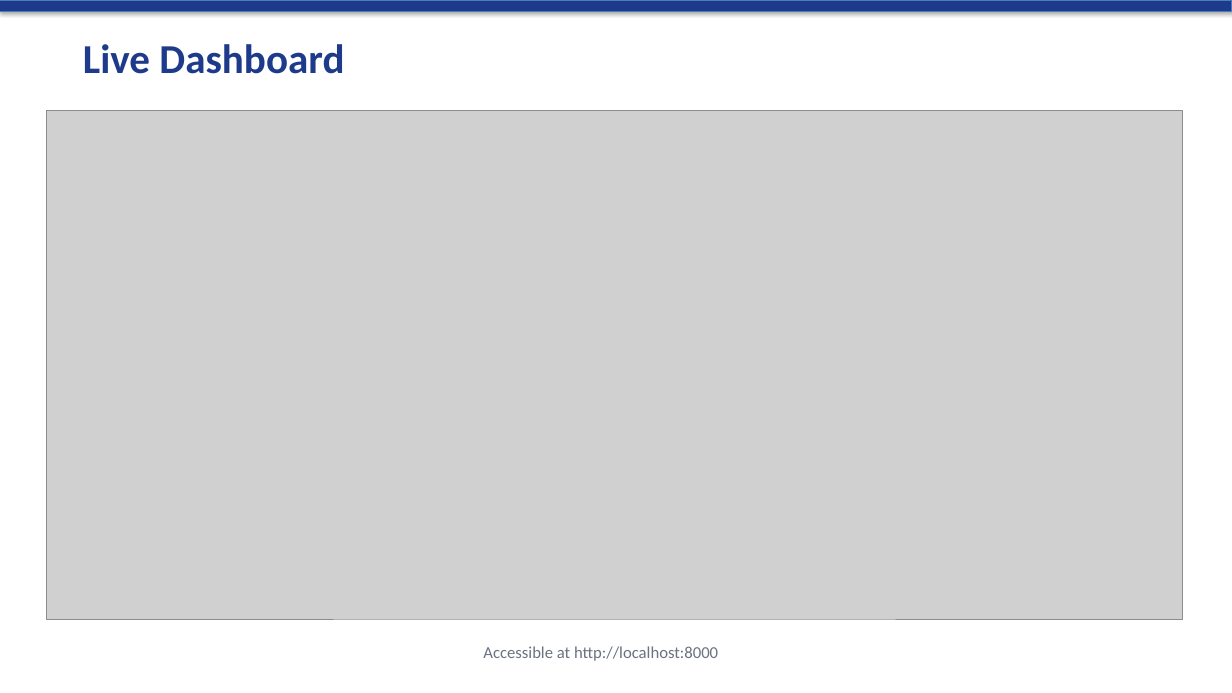
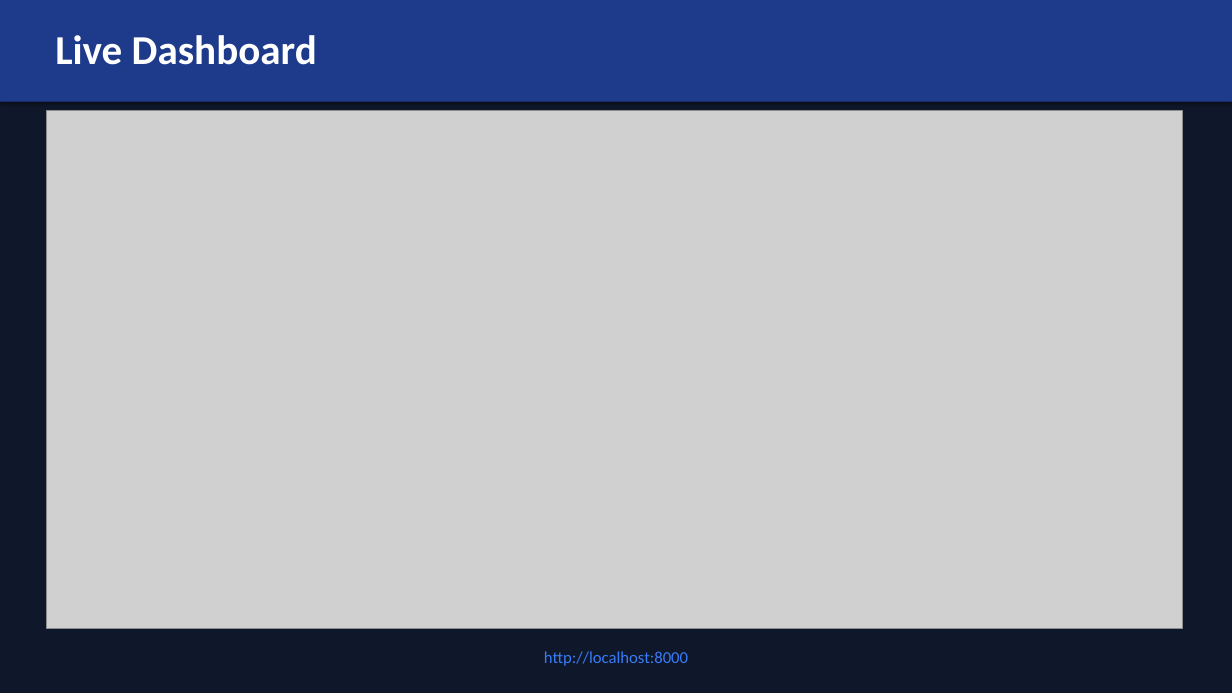
Before and after one commit to heramb-analytics/claude-code-ml-pipeline-20260415-214802, a slide deck: slide 6 of reports/pipeline_presentation.pptx. Drawn at 1232x693 pixels with LibreOffice and Linux fonts; fonts in the diff are those of the drawing; grey boxes stand for pictures. Boxes give left, top, right and bottom in pixels: in the first picture for what was removed or moved away, otherwise in the second. Text is boxed around its words. In the diff, an @@ line names an element or a change of style, - is before the commit and + after.

```diff
--- a/reports/pipeline_presentation.pptx
+++ b/reports/pipeline_presentation.pptx
@@ rectangle: place and size @@
-rectangle at <box>0,0,1232,11</box>
+rectangle at <box>0,0,1232,693</box>
@@ rectangle at <box>0,0,1232,693</box>: fill #1E3A8A to #0F172A; outline #4B7EBC 0.75 pt to none @@
@@ rectangle added at <box>0,0,1232,102</box>, fill #1E3A8A @@
@@ text "Live Dashboard": place and size @@
-text "Live Dashboard" at <box>83,44,344,74</box>
+text "Live Dashboard" at <box>55,35,317,65</box>
@@ text "Live Dashboard" at <box>55,35,317,65</box>: text colour #1E3A8A to #FFFFFF @@
@@ picture: place and size @@
-picture at <box>46,111,1183,619</box>
+picture at <box>46,111,1183,628</box>
@@ text at <box>544,651,688,666</box>: text changed; text colour #6B7280 to #377CF6 @@
-Accessible at http://localhost:8000
+http://localhost:8000
```
Also in this commit, not shown: 5 other slides changed, 2 slides added, 2 slides removed.
